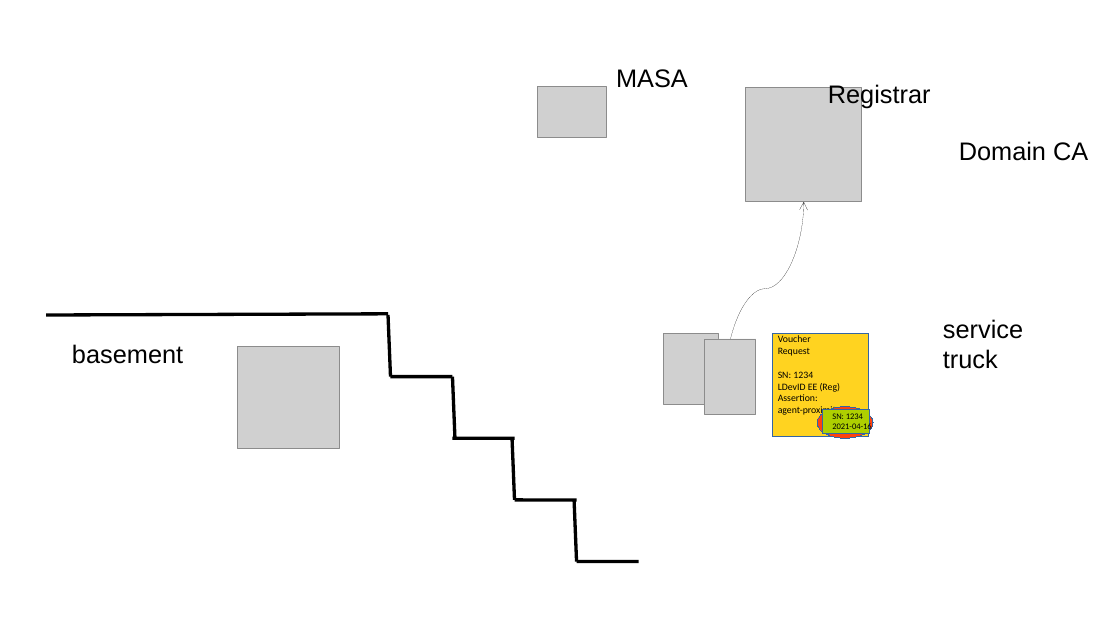
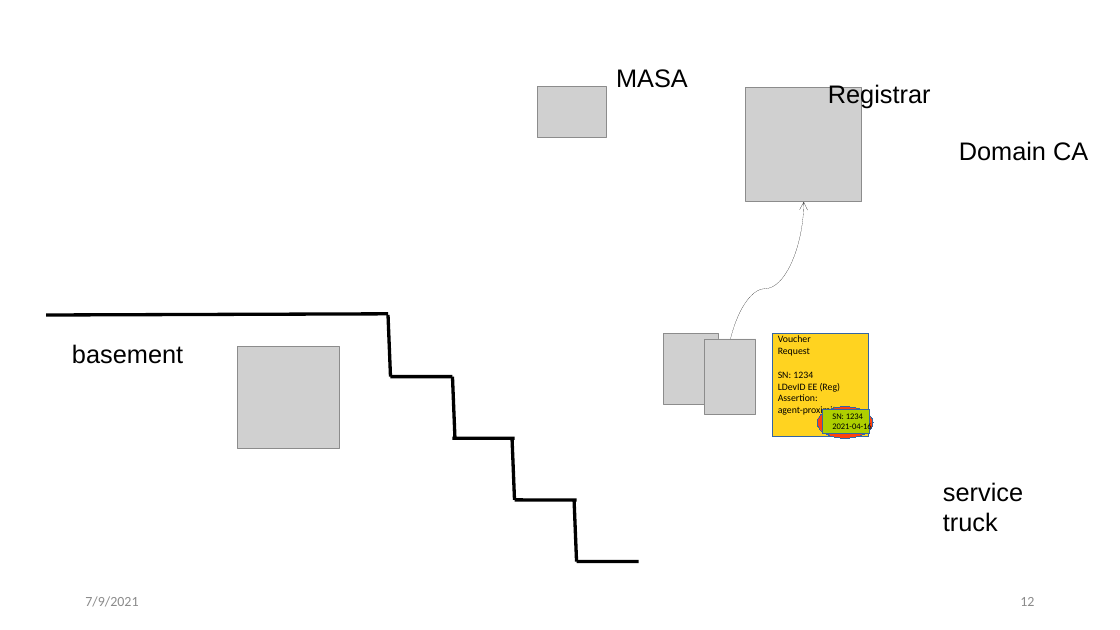
Before and after one commit to anima-wg/anima-brski-ae, a slide deck: slide 12 of presentations/slides-111-BRSKI-AE.pptx (slide 13 before the commit). Drawn at 1120x630 pixels with LibreOffice and Linux fonts; fonts in the diff are those of the drawing; grey boxes stand for pictures. Boxes give left, top, right and bottom in pixels: in the first picture for what was removed or moved away, otherwise in the second. Text is boxed around its words. In the diff, an @@ line names an element or a change of style, - is before the commit and + after.

```diff
--- a/presentations/slides-111-BRSKI-AE.pptx
+++ b/presentations/slides-111-BRSKI-AE.pptx
@@ text "service": place and size @@
-text "service" at <box>943,319,1023,369</box>
+text "service" at <box>943,482,1023,532</box>
@@ text added at <box>85,596,138,607</box>, 12 pt, text #8C8C8C @@
+7/9/2021
@@ page number added at <box>1020,597,1034,606</box>, 12 pt, text #8C8C8C @@
+12
```
Also in this commit, not shown: 20 other slides changed, 1 slide removed.
